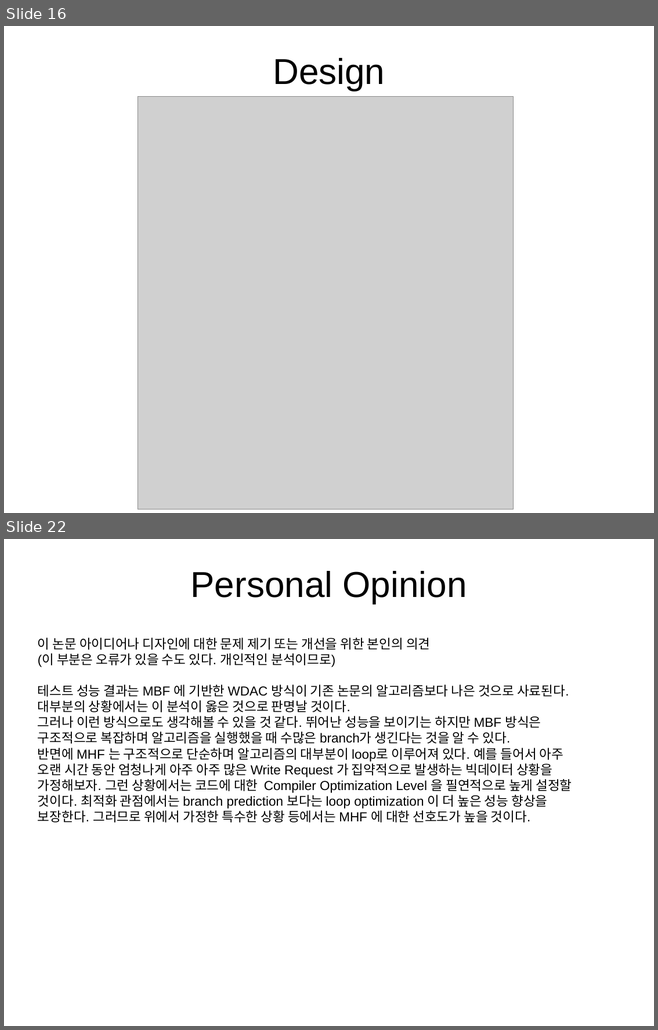
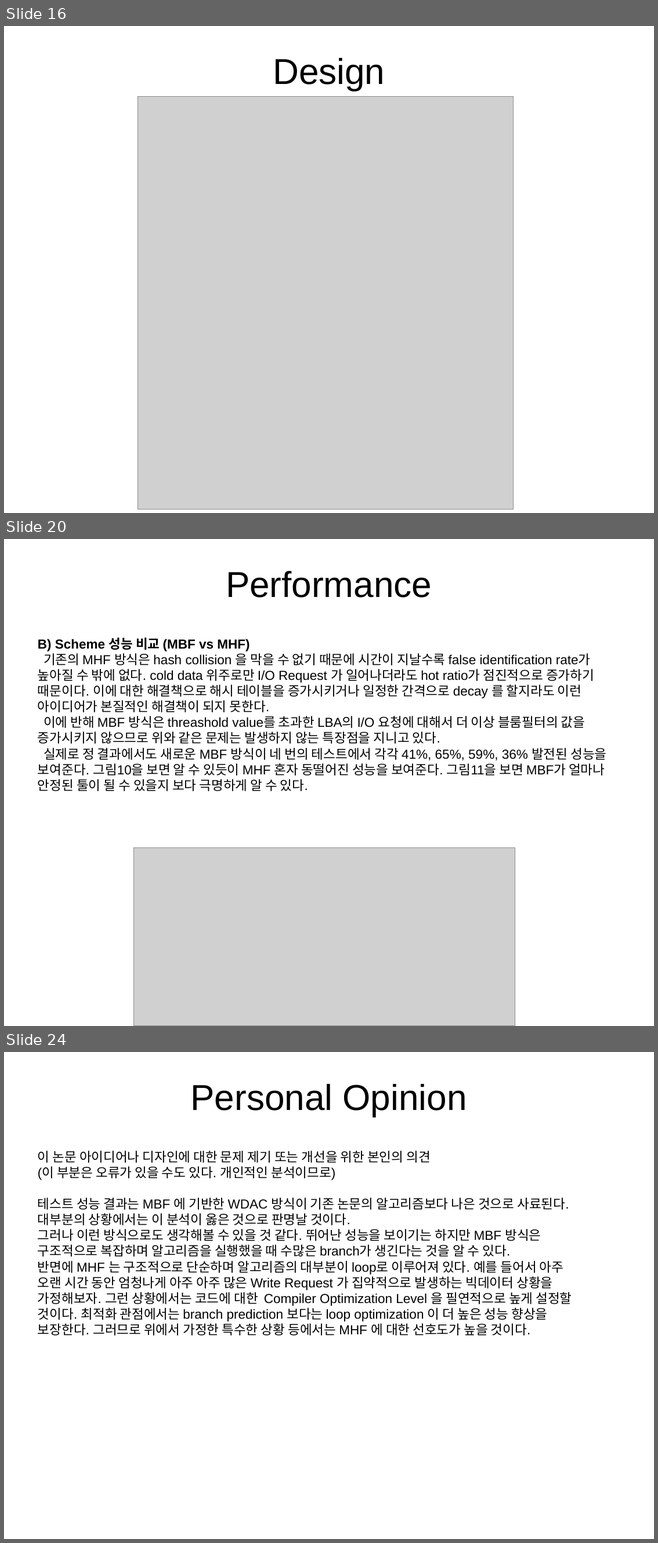
Before and after one commit to OptimistLabyrinth/ubuntu16.04, a slide deck: DPARK_office/Non-Volatile_Momory/hot_data_identification_PaperReview.odp. Shown one above the other, each under a label of ours: slides 16 and 22 before the commit, slides 16, 20 and 24 after it; the slides between them are not shown. The pictures are 658x1030 and 658x1543 pixels, drawn with LibreOffice and Linux fonts; fonts in the diff are those of the drawing; grey boxes stand for pictures. Boxes give left, top, right and bottom in pixels: in the first picture for what was removed or moved away, otherwise in the second. Text is boxed around its words. In the diff, an @@ line names an element or a change of style, - is before the commit and + after.

```diff
--- a/DPARK_office/Non-Volatile_Momory/hot_data_identification_PaperReview.odp
+++ b/DPARK_office/Non-Volatile_Momory/hot_data_identification_PaperReview.odp
@@ slide 20 added at bbox=[4, 539, 654, 1026], background #FFFFFF @@
@@ title added at bbox=[226, 571, 431, 598], 44 pt, text #000000 @@
+Performance
@@ text added at bbox=[38, 638, 606, 791], 16 pt, text #000000 @@
+B) Scheme 성능 비교 (MBF vs MHF)
+기존의 MHF 방식은 hash collision 을 막을 수 없기 때문에 시간이 지날수록 false identification rate가 높아질 수 밖에 없다. cold data 위주로만 I/O Request 가 일어나더라도 hot ratio가 점진적으로 증가하기 때문이다. 이에 대한 해결책으로 해시 테이블을 증가시키거나 일정한 간격으로 decay 를 할지라도 이런 아이디어가 본질적인 해결책이 되지 못한다.
+이에 반해 MBF 방식은 threashold value를 초과한 LBA의 I/O 요청에 대해서 더 이상 블룸필터의 값을 증가시키지 않으므로 위와 같은 문제는 발생하지 않는 특장점을 지니고 있다.
+실제로 정 결과에서도 새로운 MBF 방식이 네 번의 테스트에서 각각 41%, 65%, 59%, 36% 발전된 성능을 보여준다. 그림10을 보면 알 수 있듯이 MHF 혼자 동떨어진 성능을 보여준다. 그림11을 보면 MBF가 얼마나 안정된 툴이 될 수 있을지 보다 극명하게 알 수 있다.
@@ picture added at bbox=[134, 848, 515, 1026] @@
@@ what was slide 22 is now slide 24 @@
```
Also in this commit, not shown: 7 slides changed, 6 other slides added, 4 slides removed, 8 other files.
